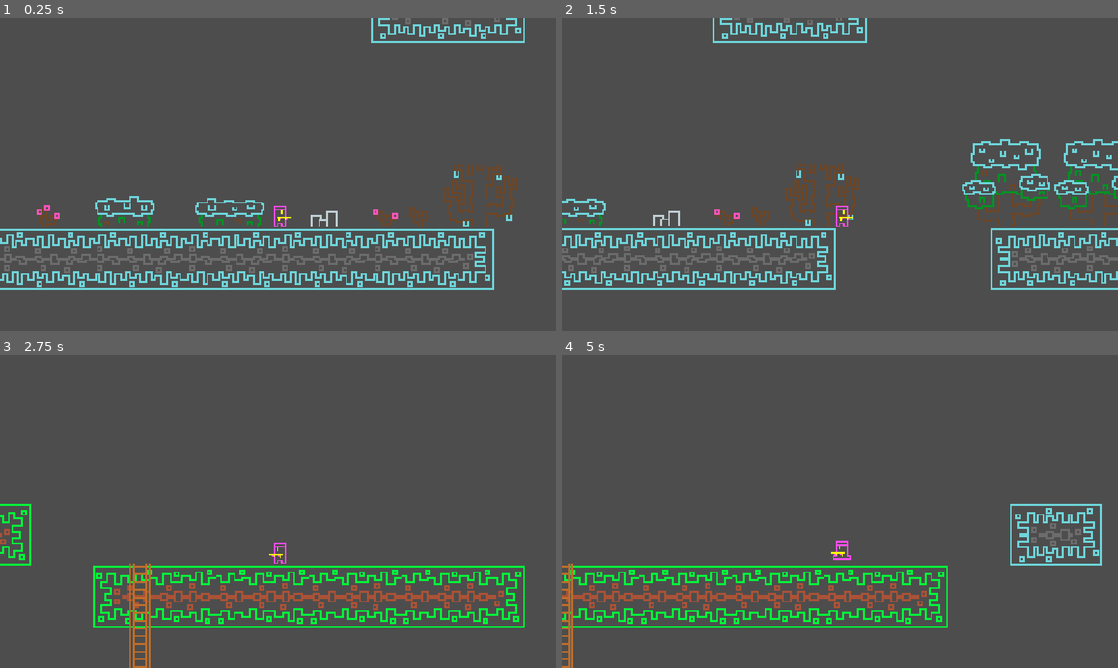
Above: before the commit, frames 1-4 (two rows, left to right).
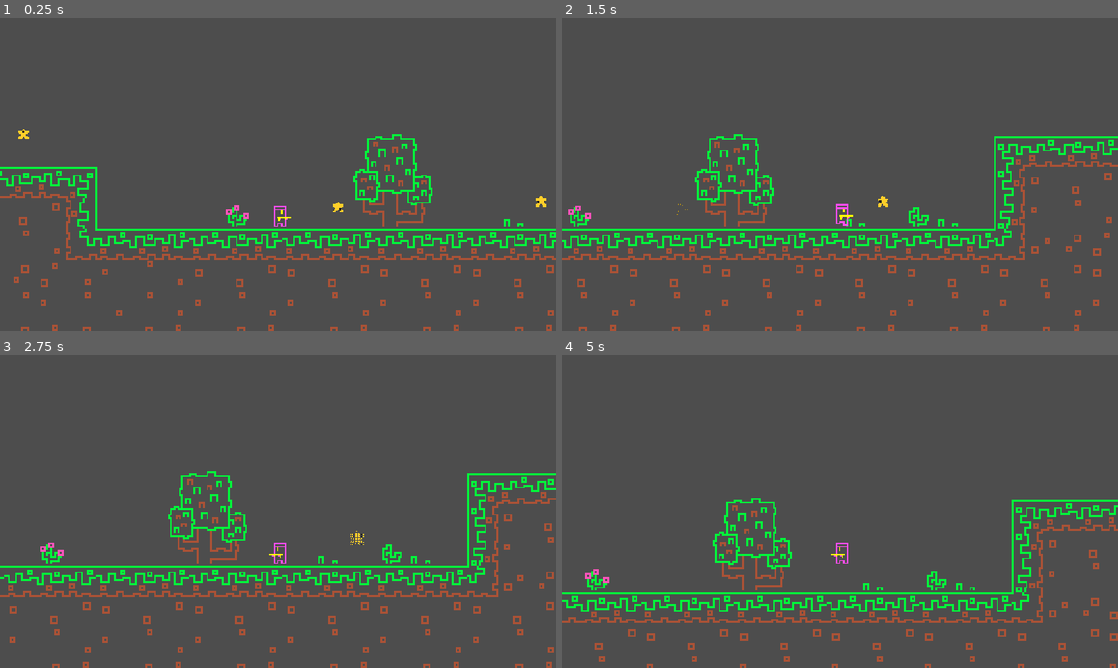
Above: after the commit, the same moments.

Repository: SlayerArman/moony-haven
Game: Godot game, scene res://World.tscn
Two runs of this game, one before a commit and one after it. Both use one fixed random seed, a clock stepped at 60 frames per second and the inputs below.
Inputs (mouse positions are in pixels of both pictures, inside the frame that each line leads up to):
- Up to frame 1 (0.25 s): no input
- Up to frame 2 (1.5 s): tap E (Interact, bound only after the commit) at 0.5, 0.6, 1.25, 1.35 s; move the mouse to (962, 158) at 0.52 s; hold D (Move Right) from 0.53 s (still down); click (962, 158) at 0.67 s; tap Space (Jump) at 0.77 s; move the mouse to (728, 190) at 1.27 s
- Up to frame 3 (2.75 s): tap Space (Jump) at 1.52 s; tap E (Interact, bound only after the commit) at 2, 2.3 s; move the mouse to (333, 442) at 2.02 s; release D (Move Right) at 2.03 s; hold A (Move Left) from 2.03 s (still down); tap Alt at 2.1 s
- Up to frame 4 (5 s): tap E (Interact, bound only after the commit) at 2.75, 3.05, 3.5, 3.6, 4.25, 4.35 s; move the mouse to (812, 574) at 2.77 s; release A (Move Left) at 2.78 s; hold D (Move Right) 2.78-4.28 s; tap Shift at 2.85 s; click (812, 574) at 2.92 s; tap Space (Jump) at 3.02, 3.77, 4.52 s; move the mouse to (1006, 558) at 3.52 s; move the mouse to (673, 464) at 4.27 s; hold A (Move Left) from 4.28 s (still down)

The runs differ from the first frame. In frame 1, 13% of the frame differs, in the area x 0-100%, y 0-100%; in frame 2, 14%; in frame 3, 9.7%; in frame 4, 11%.

Commit message:
interacted text

Diff:
--- a/World.tscn
+++ b/World.tscn
@@ -7,6 +7,11 @@
 [ext_resource type="Texture2D" uid="uid://baa7pbgfh1db8" path="res://stuff.png" id="5_fv4w7"]
 
 [sub_resource type="GDScript" id="GDScript_lquwl"]
+
+[sub_resource type="LabelSettings" id="LabelSettings_eu7l1"]
+font_size = 5
+outline_size = 1
+outline_color = Color(0, 0, 0, 1)
 
 [sub_resource type="AtlasTexture" id="AtlasTexture_yaehf"]
 atlas = ExtResource("2_p1v5b")
@@ -2357,6 +2362,13 @@
 [node name="Main" type="Node2D" unique_id=877679313]
 script = SubResource("GDScript_lquwl")
 
+[node name="InteractLabel" type="Label" parent="." unique_id=1542002042]
+offset_right = 156.0
+offset_bottom = 23.0
+text = "Press [E] to Interact!"
+label_settings = SubResource("LabelSettings_eu7l1")
+vertical_alignment = 1
+
 [node name="BG" type="ColorRect" parent="." unique_id=1258953552]
 visible = false
 z_index = -10
@@ -2369,7 +2381,7 @@
 
 [node name="Player" type="CharacterBody2D" parent="." unique_id=1403308655 groups=["player"]]
 z_index = 10
-position = Vector2(-223, 98)
+position = Vector2(79, 523)
 scale = Vector2(0.8010609, 0.8010609)
 script = ExtResource("1_eu7l1")
 
@@ -2408,7 +2420,7 @@
 tile_map_data = PackedByteArray("AAAHAB8AAQAJAAYAAAAHACAAAQAJAAcAAAAHACEAAQAJAAgAAAAIAB8AAQAKAAYAAAAIACAAAQAKAAcAAAAIAC …(5520 unchanged characters)…
 tile_set = SubResource("TileSet_1vivr")
 
-[node name="Intractables" type="TileMapLayer" parent="." unique_id=218087600]
+[node name="Interactables" type="TileMapLayer" parent="." unique_id=218087600]
 z_index = 6
 tile_map_data = PackedByteArray("AADy/ywAAQAtAFcAAADy/ysAAQAtAFcAAADy/yoAAQAtAFcAAADy/ykAAQAtAFcAAADy/ygAAQAtAFcAAADy/y …(1520 unchanged characters)…
 tile_set = SubResource("TileSet_1vivr")
@@ -2434,4 +2446,57 @@
 scale = Vector2(0.4399998, 0.4399998)
 shape = SubResource("CircleShape2D_v5gy4")
 
+[node name="Star2" type="Area2D" parent="." unique_id=748278199]
+position = Vector2(107, 12)
+scale = Vector2(1, 1.0004046)
+script = ExtResource("4_bah7m")
+
+[node name="AnimatedSprite2D" type="AnimatedSprite2D" parent="Star2" unique_id=1833576932]
+position = Vector2(107, 518)
+scale = Vector2(0.1999998, 0.1999998)
+sprite_frames = SubResource("SpriteFrames_8vrlf")
+animation = &"Star"
+
+[node name="CollisionShape2D" type="CollisionShape2D" parent="Star2" unique_id=2092560832]
+position = Vector2(107, 518.7901)
+scale = Vector2(0.4399998, 0.4399998)
+shape = SubResource("CircleShape2D_v5gy4")
+
+[node name="Star3" type="Area2D" parent="." unique_id=1281779338]
+position = Vector2(235, -42)
+scale = Vector2(1, 1.0004046)
+script = ExtResource("4_bah7m")
+
+[node name="AnimatedSprite2D" type="AnimatedSprite2D" parent="Star3" unique_id=1702054437]
+position = Vector2(107, 518)
+scale = Vector2(0.1999998, 0.1999998)
+sprite_frames = SubResource("SpriteFrames_8vrlf")
+animation = &"Star"
+
+[node name="CollisionShape2D" type="CollisionShape2D" parent="Star3" unique_id=320572666]
+position = Vector2(107, 518.7901)
+scale = Vector2(0.4399998, 0.4399998)
+shape = SubResource("CircleShape2D_v5gy4")
+
+[node name="Star4" type="Area2D" parent="." unique_id=1491003592]
+position = Vector2(-161, -23)
+scale = Vector2(1, 1.0004046)
+script = ExtResource("4_bah7m")
+
+[node name="AnimatedSprite2D" type="AnimatedSprite2D" parent="Star4" unique_id=1130417066]
+position = Vector2(107, 518)
+scale = Vector2(0.1999998, 0.1999998)
+sprite_frames = SubResource("SpriteFrames_8vrlf")
+animation = &"Star"
+
+[node name="CollisionShape2D" type="CollisionShape2D" parent="Star4" unique_id=2143065840]
+position = Vector2(107, 518.7901)
+scale = Vector2(0.4399998, 0.4399998)
+shape = SubResource("CircleShape2D_v5gy4")
+
+[node name="CanvasLayer" type="CanvasLayer" parent="." unique_id=1127850597]
+
 [connection signal="body_entered" from="Star" to="Star" method="_on_body_entered"]
+[connection signal="body_entered" from="Star2" to="Star2" method="_on_body_entered"]
+[connection signal="body_entered" from="Star3" to="Star3" method="_on_body_entered"]
+[connection signal="body_entered" from="Star4" to="Star4" method="_on_body_entered"]
--- a/player.gd
+++ b/player.gd
@@ -5,9 +5,12 @@
 const DOUBLE_JUMP_VELOCITY = -200
 
 @export var fall_limit_y: float = 9999999
+@export var interact_label: Label
 
 var gravity = ProjectSettings.get_setting("physics/2d/default_gravity")
 var has_double_jump = false
+var fade_tween: Tween
+var is_prompt_active: bool = false
 
 @onready var animated_sprite = $AnimatedSprite2D
 
@@ -50,5 +53,59 @@
 	else:
 		animated_sprite.play("Idle")
 
+func _process(delta):
+	check_tile_under_player()
+
+	if is_prompt_active and Input.is_action_just_pressed("Interact"):
+		on_interact()
+
+func check_tile_under_player():
+	if not interact_label:
+		interact_label = get_tree().current_scene.get_node_or_null("InteractLabel")
+	if not interact_label:
+		return
+
+	var tilemap = get_tree().current_scene.get_node_or_null("Interactables")
+	if not tilemap:
+		if is_prompt_active:
+			hide_prompt_with_fade()
+		return
+
+	var player_tile_pos = tilemap.local_to_map(tilemap.to_local(global_position))
+	var tile_data = tilemap.get_cell_tile_data(player_tile_pos)
+
+	if tile_data != null:
+		if not is_prompt_active:
+			show_prompt()
+	else:
+		if is_prompt_active:
+			hide_prompt_with_fade()
+
+func show_prompt():
+	is_prompt_active = true
+
+	if fade_tween and fade_tween.is_running():
+		fade_tween.kill()
+
+	var x_offset = interact_label.size.x / 2.0
+	interact_label.global_position = global_position + Vector2(-x_offset, -40.0)
+
+	interact_label.modulate.a = 1.0
+	interact_label.visible = true
+
+func hide_prompt_with_fade():
+	is_prompt_active = false
+
+	if fade_tween and fade_tween.is_running():
+		fade_tween.kill()
+
+	fade_tween = create_tween()
+	fade_tween.tween_interval(2.0)
+	fade_tween.tween_property(interact_label, "modulate:a", 0.0, 0.5)
+	fade_tween.tween_callback(func(): interact_label.visible = false)
+
+func on_interact():
+	print("Interacted with tile!")
+
 func restart_scene():
 	get_tree().reload_current_scene()
--- a/project.godot
+++ b/project.godot
@@ -54,7 +54,7 @@
 , Object(InputEventKey,"resource_local_to_scene":false,"resource_name":"","device":-1,"window_id":0,"alt_pressed":false …(186 unchanged characters)…
 ]
 }
-Intract={
+Interact={
 "deadzone": 0.2,
 "events": [Object(InputEventKey,"resource_local_to_scene":false,"resource_name":"","device":-1,"window_id":0,"alt_press …(192 unchanged characters)…
 ]
